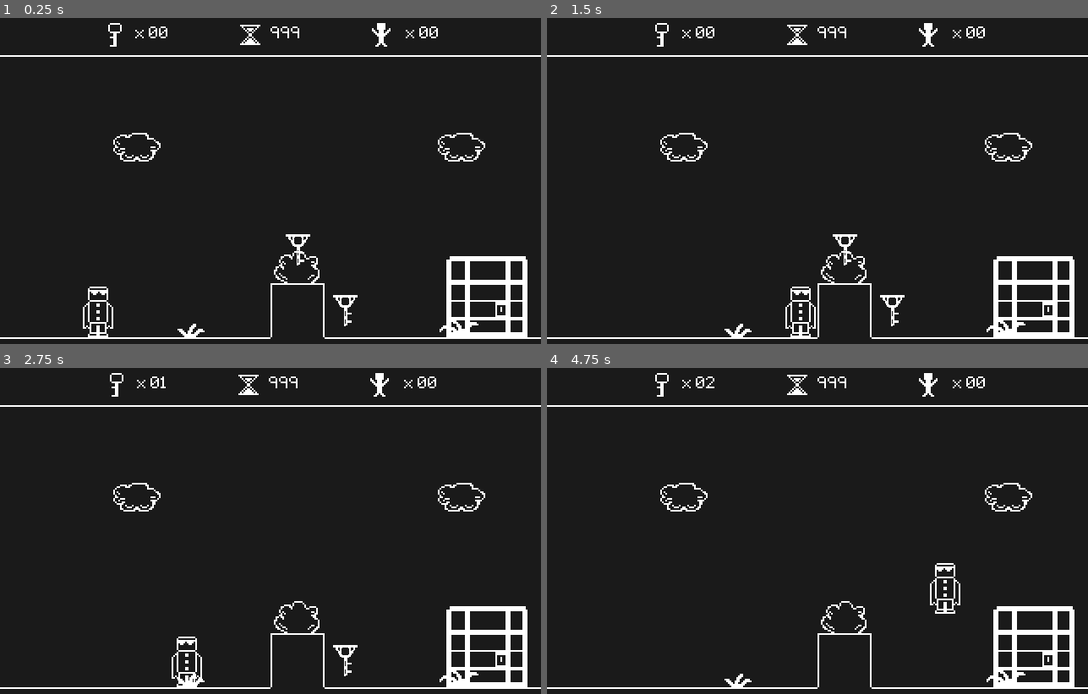
Above: before the commit, frames 1-4 (two rows, left to right).
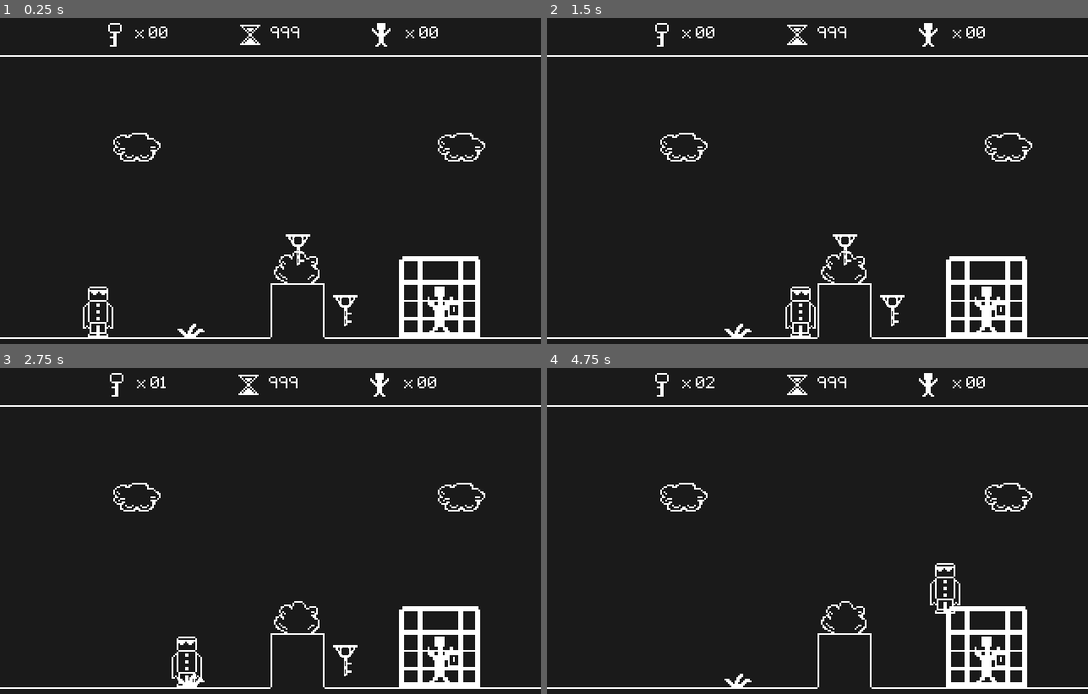
Above: after the commit, the same moments.

Repository: Kiel97/bialjam2019
Game: Godot game, scene res://Levels/Level.tscn
Two runs of this game, one before a commit and one after it. Both use one fixed random seed, a clock stepped at 60 frames per second and the inputs below.
Inputs:
- Up to frame 1 (0.25 s): no input
- Up to frame 2 (1.5 s): tap Enter at 0.5 s; hold Right (move_right) from 0.53 s (still down); tap Up (jump) at 0.77 s
- Up to frame 3 (2.75 s): tap Up (jump) at 1.52 s; release Right (move_right) at 2.03 s; hold Left (move_left) from 2.03 s (still down)
- Up to frame 4 (4.75 s): release Left (move_left) at 2.78 s; hold Right (move_right) 2.78-4.28 s; tap Up (jump) at 3.02, 3.77, 4.52 s; hold Left (move_left) from 4.28 s (still down)

The runs differ from the first frame. In frame 1, 2.8% of the frame differs, in the area x 73-98%, y 73-98%; in frame 2, 2.8%; in frame 3, 2.8%; in frame 4, 2.8%.

Commit message:
Partially added prisoners count

Diff:
--- /dev/null
+++ b/Bialjam2019/Cage/Cage.gd
@@ -0,0 +1,22 @@
+extends Area2D
+
+enum cage_states {PRISONER, OPENED, CLOSED}
+
+export (cage_states) var state = cage_states.OPENED setget set_cage_state
+
+var sprite_state = {cage_states.CLOSED: Vector2(0,0),
+					cage_states.OPENED: Vector2(48, 0),
+					cage_states.PRISONER: Vector2(0, 48)}
+
+# Called when the node enters the scene tree for the first time.
+func _ready() -> void:
+	pass # Replace with function body.
+
+# Called every frame. 'delta' is the elapsed time since the previous frame.
+#func _process(delta: float) -> void:
+#	pass
+
+func set_cage_state(new_state) -> void:
+	state = new_state
+	var coords = sprite_state[state]
+	$Sprite.region_rect = Rect2(coords.x, coords.y, 48, 48)
--- a/Bialjam2019/Cage/Cage.tscn
+++ b/Bialjam2019/Cage/Cage.tscn
@@ -1,16 +1,18 @@
-[gd_scene load_steps=3 format=2]
+[gd_scene load_steps=4 format=2]
 
-[ext_resource path="res://Cage/cage.png" type="Texture" id=1]
+[ext_resource path="res://Cage/Cage.gd" type="Script" id=1]
+[ext_resource path="res://Cage/cage.png" type="Texture" id=2]
 
 [sub_resource type="RectangleShape2D" id=1]
 extents = Vector2( 13, 17 )
 
 [node name="Cage" type="Area2D"]
+script = ExtResource( 1 )
 
 [node name="Sprite" type="Sprite" parent="."]
-texture = ExtResource( 1 )
+texture = ExtResource( 2 )
 region_enabled = true
-region_rect = Rect2( 0, 0, 48, 48 )
+region_rect = Rect2( 48, 0, 48, 48 )
 
 [node name="CollisionShape2D" type="CollisionShape2D" parent="."]
 position = Vector2( 0, 7 )
--- a/Bialjam2019/HUD/HUD.gd
+++ b/Bialjam2019/HUD/HUD.gd
@@ -1,6 +1,7 @@
 extends CanvasLayer
 
 onready var keys_counter : Label = $PanelContainer/VBoxContainer/CenterContainer/HBoxContainer/KeysCollected/KeyCounter
+onready var prisoners_counter : Label = $PanelContainer/VBoxContainer/CenterContainer/HBoxContainer/PrisonersCounter/PrisonersLeft
 
 # Called when the node enters the scene tree for the first time.
 func _ready() -> void:
--- a/Bialjam2019/Hero/Hero.gd
+++ b/Bialjam2019/Hero/Hero.gd
@@ -7,6 +7,7 @@
 const GRAVITY = 1000
 
 var velocity : Vector2 = Vector2()
+
 var keys_collected : int = 0
 
 func _ready() -> void:
--- a/Bialjam2019/Levels/Level.tscn
+++ b/Bialjam2019/Levels/Level.tscn
@@ -4,8 +4,8 @@
 [ext_resource path="res://Levels/background_misc_tileset.tres" type="TileSet" id=2]
 [ext_resource path="res://Levels/ground_tileset.tres" type="TileSet" id=3]
 [ext_resource path="res://Key/Key.tscn" type="PackedScene" id=4]
-[ext_resource path="res://Cage/Cage.tscn" type="PackedScene" id=5]
-[ext_resource path="res://Hero/Hero.tscn" type="PackedScene" id=6]
+[ext_resource path="res://Hero/Hero.tscn" type="PackedScene" id=5]
+[ext_resource path="res://Cage/Cage.tscn" type="PackedScene" id=6]
 
 [node name="Level" type="Node2D"]
 script = ExtResource( 1 )
@@ -14,7 +14,7 @@
 tile_set = ExtResource( 2 )
 cell_size = Vector2( 32, 32 )
 format = 1
-tile_data = PoolIntArray( 131074, 4, 0, 131080, 4, 0, 262149, 3, 0, 327683, 2, 0, 327688, 1, 0 )
+tile_data = PoolIntArray( 131074, 4, 0, 131080, 4, 0, 262149, 3, 0, 327683, 2, 0 )
 
 [node name="Blocks" type="TileMap" parent="."]
 tile_set = ExtResource( 3 )
@@ -33,8 +33,11 @@
 [node name="Key2" parent="Collectibles/Keys" instance=ExtResource( 4 )]
 position = Vector2( 204, 176 )
 
-[node name="Cage" parent="." instance=ExtResource( 5 )]
-position = Vector2( 288, 168 )
+[node name="Hero" parent="." instance=ExtResource( 5 )]
+position = Vector2( 58, 157 )
 
-[node name="Hero" parent="." instance=ExtResource( 6 )]
-position = Vector2( 58, 157 )
+[node name="Cages" type="Node" parent="."]
+
+[node name="Cage" parent="Cages" instance=ExtResource( 6 )]
+position = Vector2( 260, 168 )
+state = 0
--- a/Bialjam2019/Levels/Level_example.gd
+++ b/Bialjam2019/Levels/Level_example.gd
@@ -8,6 +8,7 @@
 # Called when the node enters the scene tree for the first time.
 func _ready() -> void:
 	set_hero_camera_limits()
+	get_prisoners_count()
 
 # Called every frame. 'delta' is the elapsed time since the previous frame.
 #func _process(delta: float) -> void:
@@ -19,3 +20,12 @@
 	cam.limit_top = end_top
 	cam.limit_right = end_right
 	cam.limit_bottom = end_bottom
+
+func get_prisoners_count():
+	var prisoners = 0
+
+	var cages = $Cages.get_children()
+	for cage in cages:
+		if cage.state == cage.cage_states.PRISONER:
+			prisoners += 1
+	prints("Prisoners:", prisoners)
